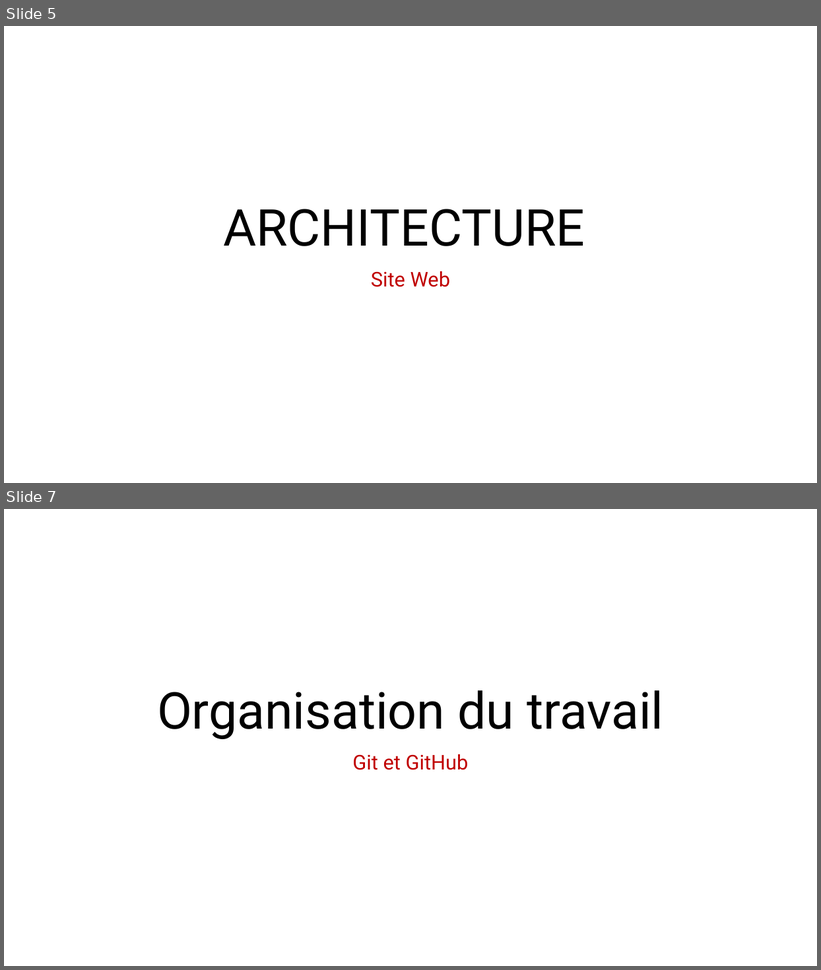
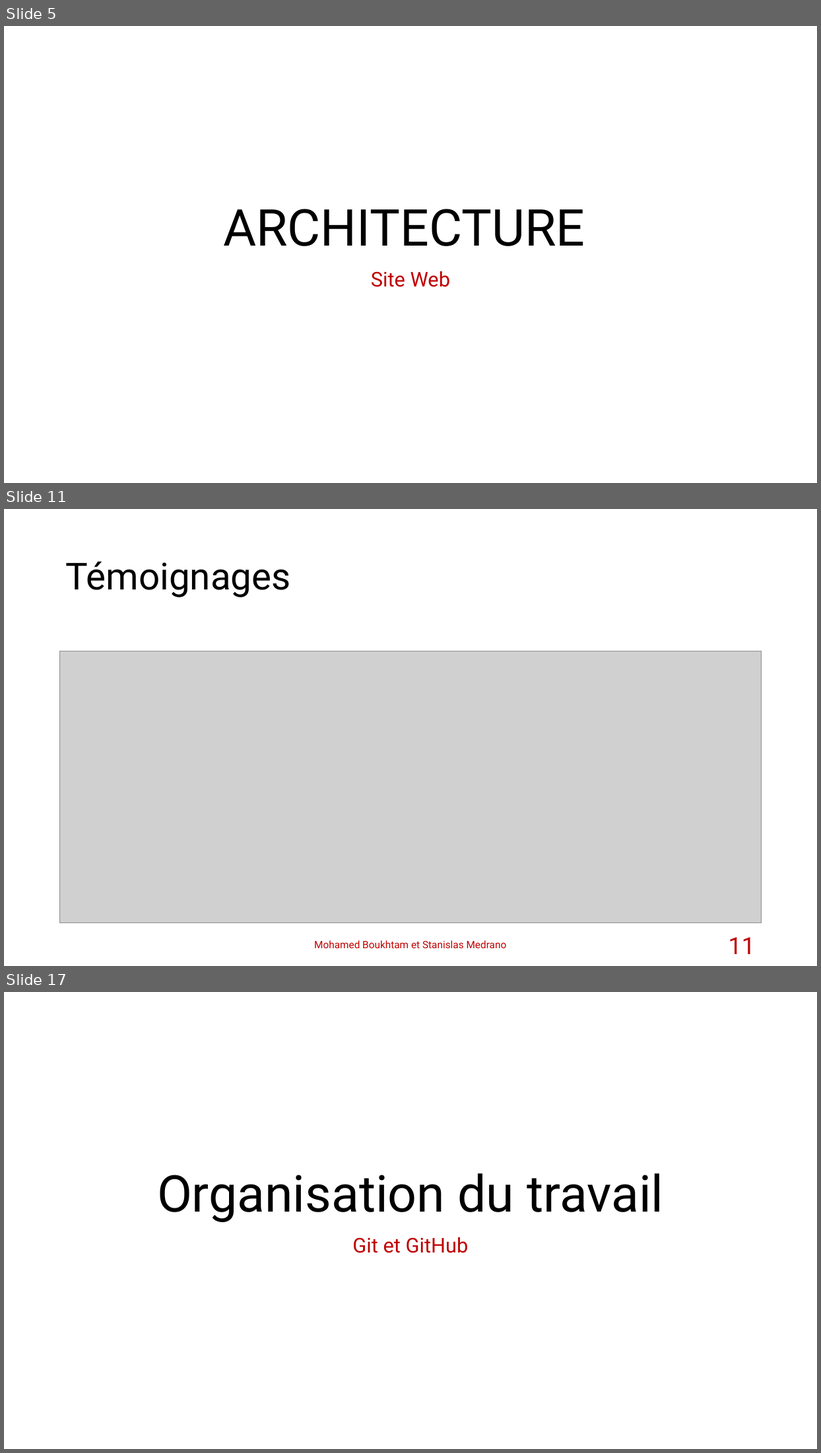
Before and after one commit to stanfrbd/stcodin, a slide deck: documents/Projet_Codin_StanislasMedrano_MohamedBoukhtam.pptx. Shown one above the other, each under a label of ours: slides 5 and 7 before the commit, slides 5, 11 and 17 after it; the slides between them are not shown. The pictures are 821x970 and 821x1453 pixels, drawn with LibreOffice and Linux fonts; fonts in the diff are those of the drawing; grey boxes stand for pictures; background and template pictures are left out. Boxes give left, top, right and bottom in pixels: in the first picture for what was removed or moved away, otherwise in the second. Text is boxed around its words. In the diff, an @@ line names an element or a change of style, - is before the commit and + after.

```diff
--- a/documents/Projet_Codin_StanislasMedrano_MohamedBoukhtam.pptx
+++ b/documents/Projet_Codin_StanislasMedrano_MohamedBoukhtam.pptx
@@ slide 11 added at [4, 509, 817, 966], background #FFFFFF @@
@@ title added at [66, 561, 291, 597], 44 pt, text #000000 @@
+Témoignages
@@ picture added at [60, 652, 762, 923] @@
@@ text added at [314, 941, 507, 949], 12 pt, text #C00000 @@
+Mohamed Boukhtam et Stanislas Medrano
@@ page number added at [729, 937, 755, 955], 28 pt, text #C00000 @@
+11
@@ what was slide 7 is now slide 17 @@
```
Also in this commit, not shown: 3 slides changed, 12 other slides added, 4 other files.
